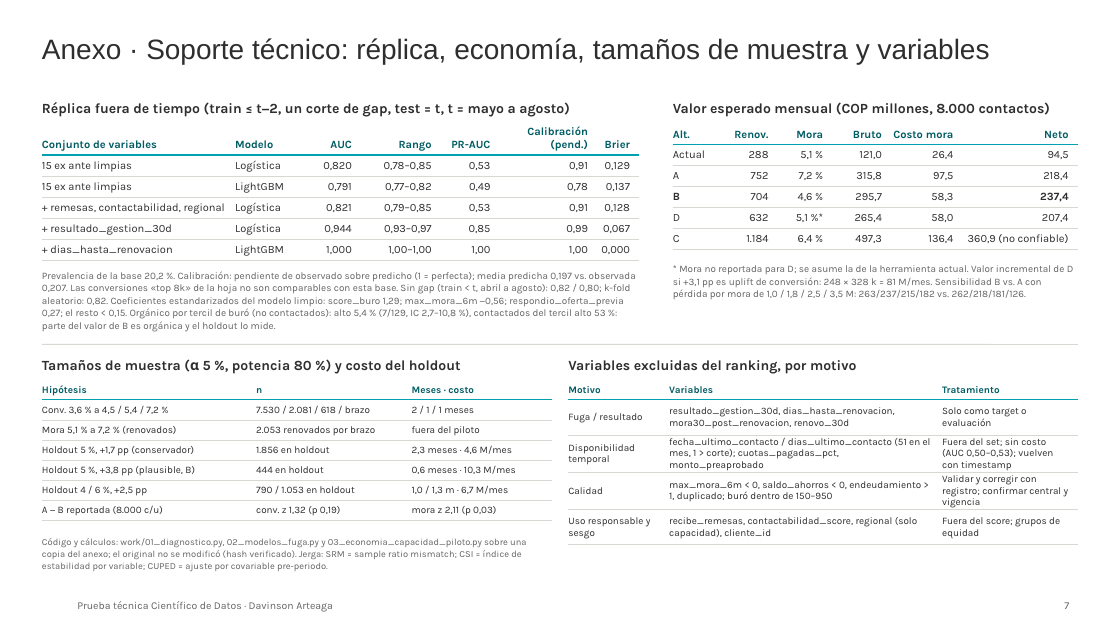
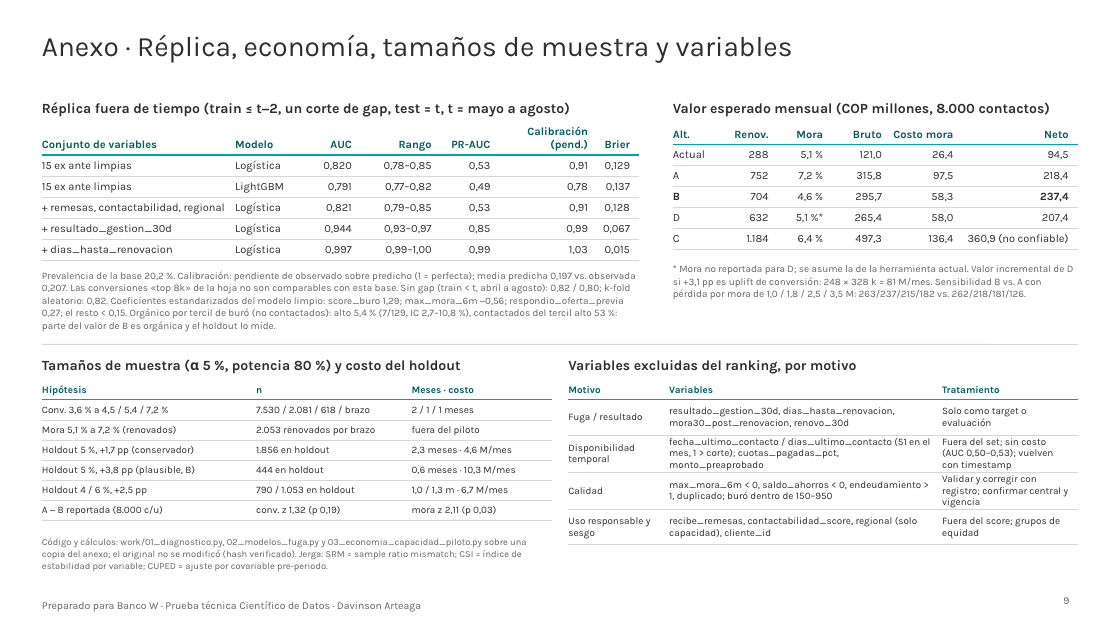
Before and after one commit to DavinsonA/bancow, a slide deck: slide 9 of entregables/BancoW_Priorizacion_Renovaciones_DavinsonArteaga.pptx (slide 7 before the commit). Drawn at 1120x630 pixels with LibreOffice and Linux fonts; fonts in the diff are those of the drawing; background and template pictures are left out. Boxes give left, top, right and bottom in pixels: in the first picture for what was removed or moved away, otherwise in the second. Text is boxed around its words. In the diff, an @@ line names an element or a change of style, - is before the commit and + after.

```diff
--- a/entregables/BancoW_Priorizacion_Renovaciones_DavinsonArteaga.pptx
+++ b/entregables/BancoW_Priorizacion_Renovaciones_DavinsonArteaga.pptx
@@ title at (x1=42, y1=34, x2=793, y2=63): text changed; font Arial to Karla @@
-Anexo · Soporte técnico: réplica, economía, tamaños de muestra y variables
+Anexo · Réplica, economía, tamaños de muestra y variables
@@ table at (x1=42, y1=124, x2=639, y2=260) @@
-row 6: + dias_hasta_renovacion | LightGBM | 1,000 | 1,00–1,00 | 1,00 | 1,00 | 0,000
+row 6: + dias_hasta_renovacion | Logística | 0,997 | 0,99–1,00 | 0,99 | 1,03 | 0,015
@@ page number added at (x1=1063, y1=597, x2=1069, y2=604), 9 pt, text #656365 @@
+9
@@ text at (x1=42, y1=601, x2=421, y2=612): text changed @@
-Prueba técnica Científico de Datos · Davinson Arteaga
+Preparado para Banco W · Prueba técnica Científico de Datos · Davinson Arteaga
@@ page number removed at (x1=1064, y1=602, x2=1069, y2=609) @@
-7
```
Also in this commit, not shown: 6 other slides changed, 2 slides added, 7 other files.
